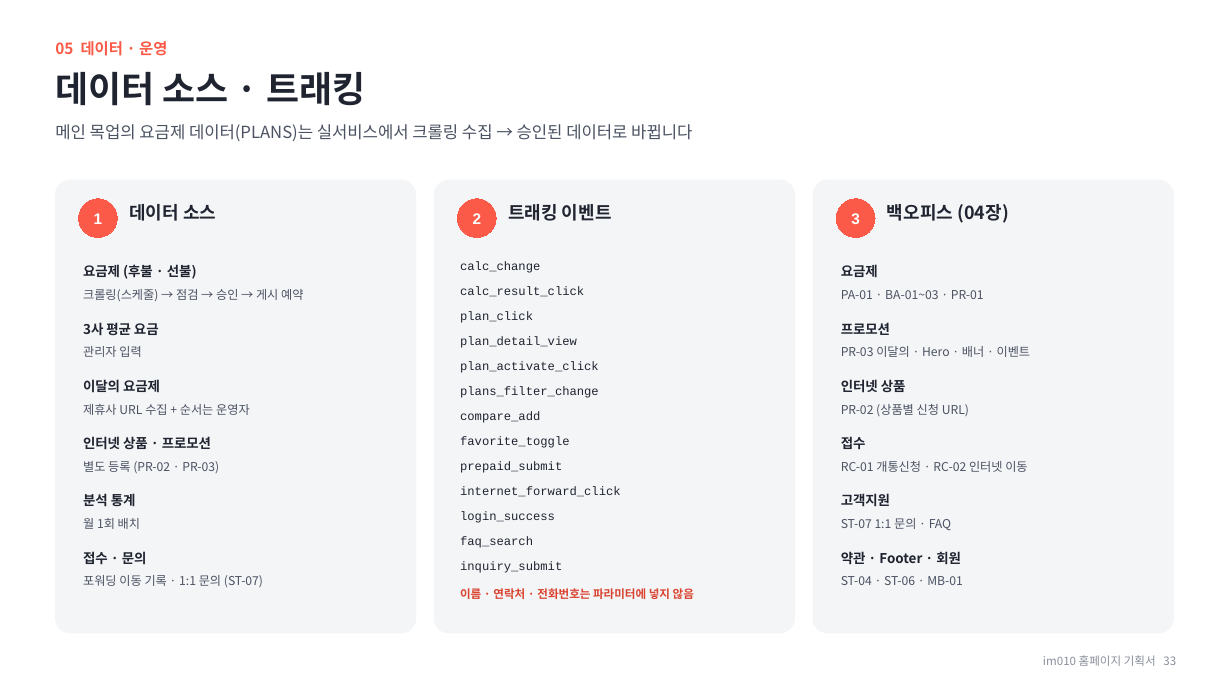
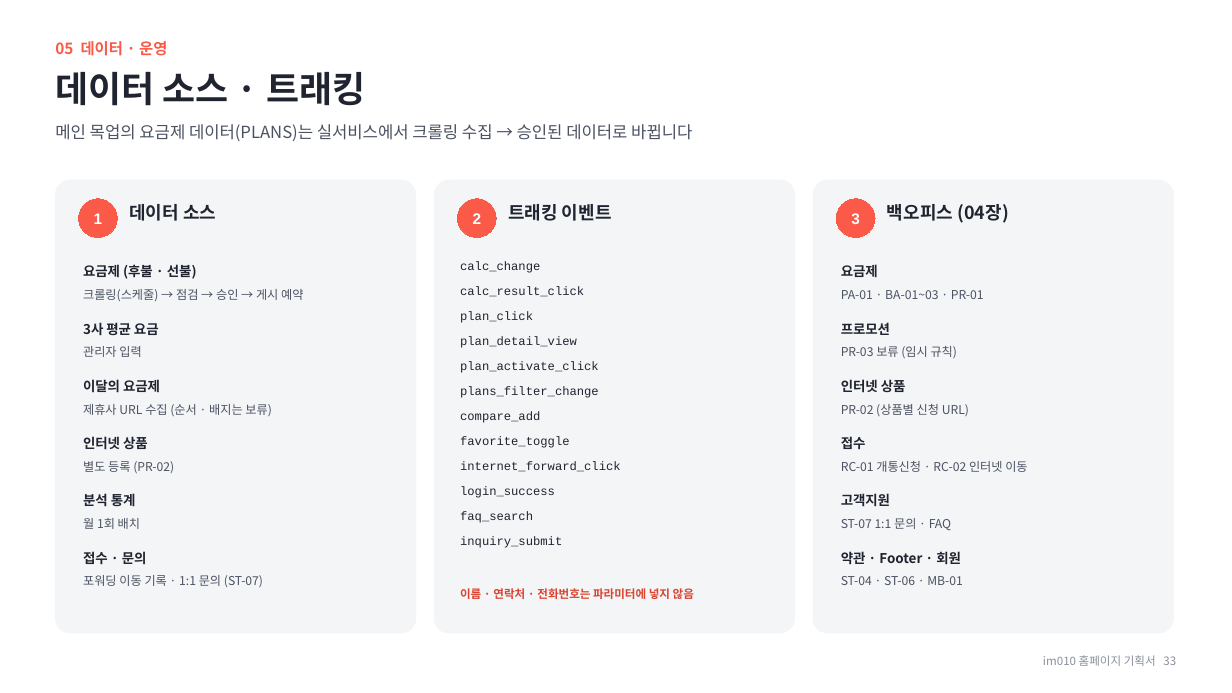
Before and after one commit to chlee-oss/im010, a slide deck: slide 33 of im010_기획서.pptx. Drawn at 1232x693 pixels with LibreOffice and Linux fonts; fonts in the diff are those of the drawing. Boxes give left, top, right and bottom in pixels: in the first picture for what was removed or moved away, otherwise in the second. Text is boxed around its words. In the diff, an @@ line names an element or a change of style, - is before the commit and + after.

```diff
--- a/im010_기획서.pptx
+++ b/im010_기획서.pptx
@@ text at box(841, 346, 958, 358): text changed @@
-PR-03 이달의 · Hero · 배너 · 이벤트
+PR-03 보류 (임시 규칙)
@@ text at box(83, 404, 272, 416): text changed @@
-제휴사 URL 수집 + 순서는 운영자
+제휴사 URL 수집 (순서 · 배지는 보류)
@@ text at box(83, 436, 148, 450): text changed @@
-인터넷 상품 · 프로모션
+인터넷 상품
@@ text at box(83, 461, 174, 473): text changed @@
-별도 등록 (PR-02 · PR-03)
+별도 등록 (PR-02)
@@ text removed at box(460, 461, 562, 473) @@
-prepaid_submit
@@ 4 texts: place and size @@
-4 texts at box(460, 486, 621, 573)
+4 texts at box(460, 461, 621, 548)
```
Also in this commit, not shown: 14 other slides changed, 1 slide added, 1 slide removed, 3 other files.
